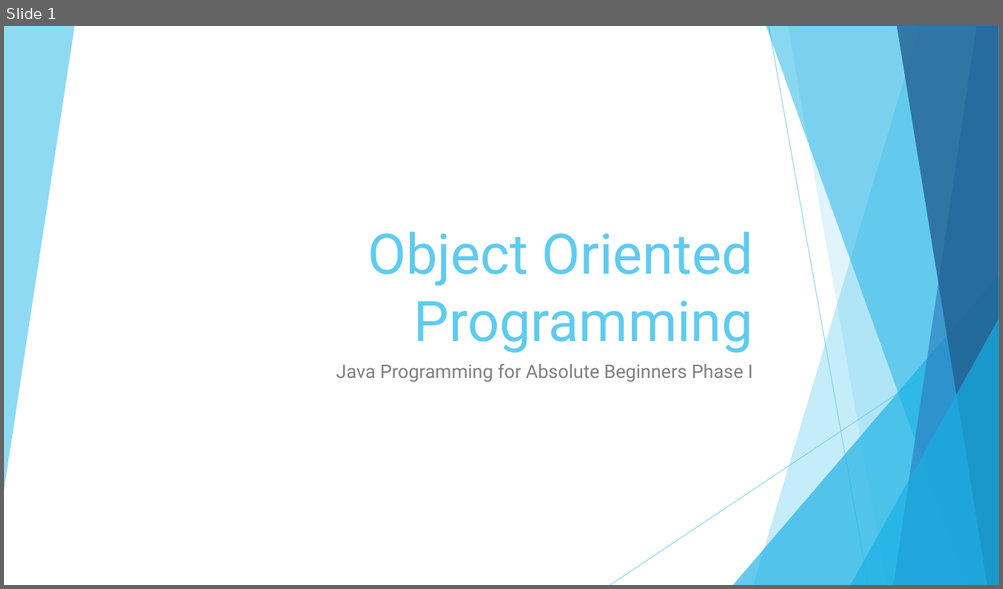
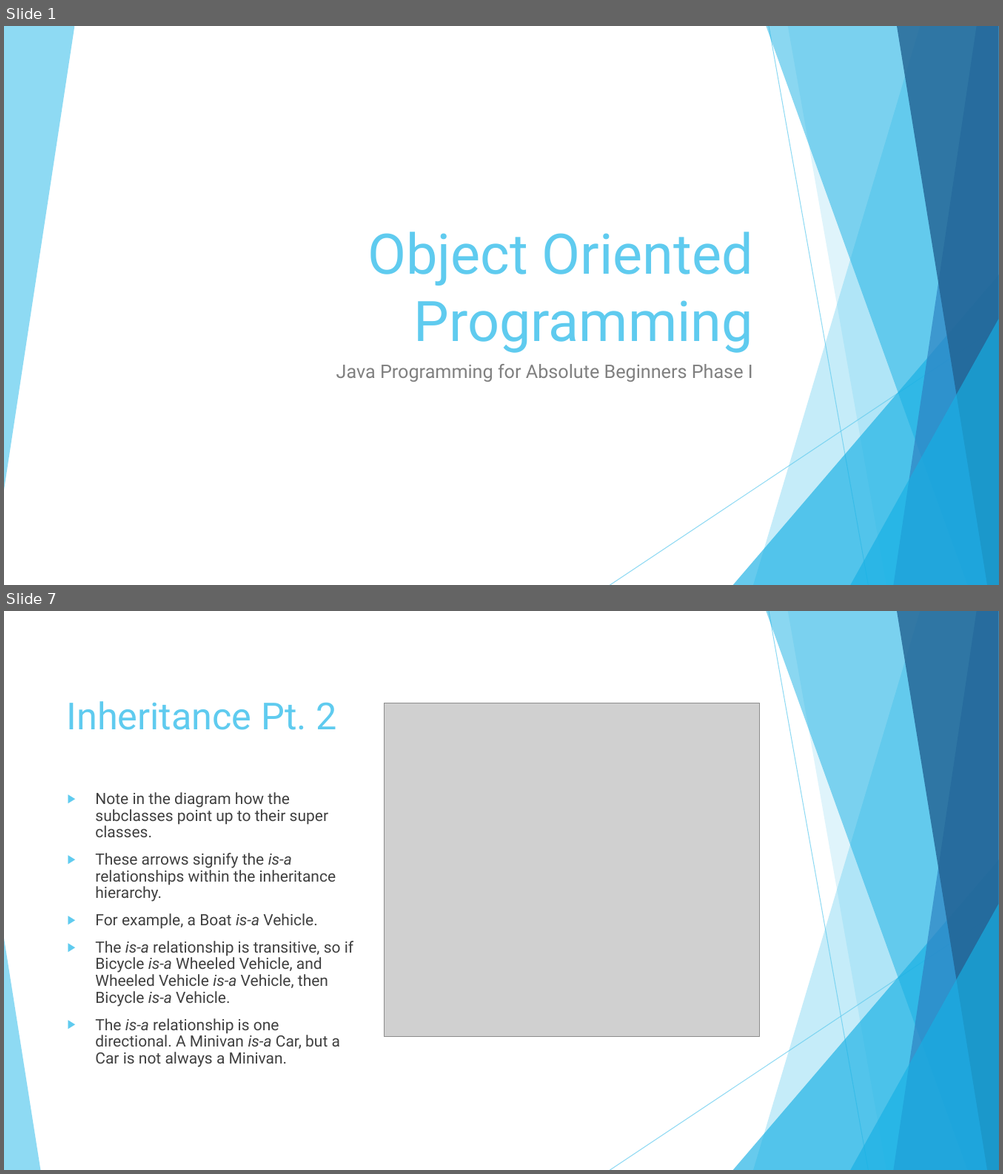
Before and after one commit to JoseRivas1998/Java-Game-Development-For-Absolute-Beginners, a slide deck: Slides/Lesson1.4.pptx. Shown one above the other, each under a label of ours: slide 1 before the commit, slides 1 and 7 after it; the slides between them are not shown. The pictures are 1003x589 and 1003x1174 pixels, drawn with LibreOffice and Linux fonts; fonts in the diff are those of the drawing; grey boxes stand for pictures. Boxes give left, top, right and bottom in pixels: in the first picture for what was removed or moved away, otherwise in the second. Text is boxed around its words. In the diff, an @@ line names an element or a change of style, - is before the commit and + after.

```diff
--- a/Slides/Lesson1.4.pptx
+++ b/Slides/Lesson1.4.pptx
@@ slide 7 added at [4,611,999,1170], background #FFFFFF; not listed: 9 template elements that a slide beside it also shows @@
@@ title added at [67,701,336,730], 36 pt, text #5FCBEF @@
+Inheritance Pt. 2
@@ picture added at [384,703,759,1037] @@
@@ text added at [95,792,353,1068], 15 pt, text #404040 @@
+▶ Note in the diagram how the subclasses point up to their super classes.
+▶ These arrows signify the is-a relationships within the inheritance hierarchy.
+▶ For example, a Boat is-a Vehicle.
+▶ The is-a relationship is transitive, so if Bicycle is-a Wheeled Vehicle, and Wheeled Vehicle is-a Vehicle, then Bicycle is-a Vehicle.
+▶ The is-a relationship is one directional. A Minivan is-a Car, but a Car is not always a Minivan.
@@ triangle added at [4,939,40,1170], fill #5FCBEF at 70% opacity @@
```
Also in this commit, not shown: 5 other slides added, 1 slide removed, 2 other files.
